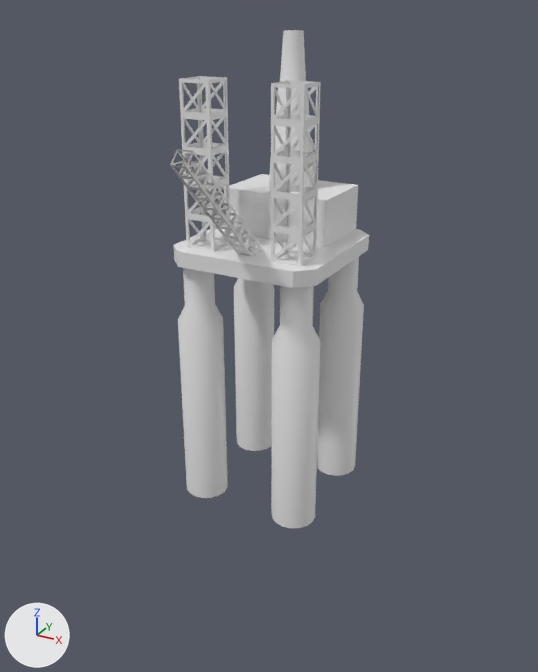
What one commit did to the Blender file out/assets/meshes/blender/oil_rig.blend.
Rendered twice from a camera (50 mm lens) standing at (2.22, -4.1, 2.17) and looking at (0.05, -0.14, 0.19). Every picture has the same lights, and +X, +Y and +Z are marked at lower left.

Objects in the first picture: 'oil_rig'.
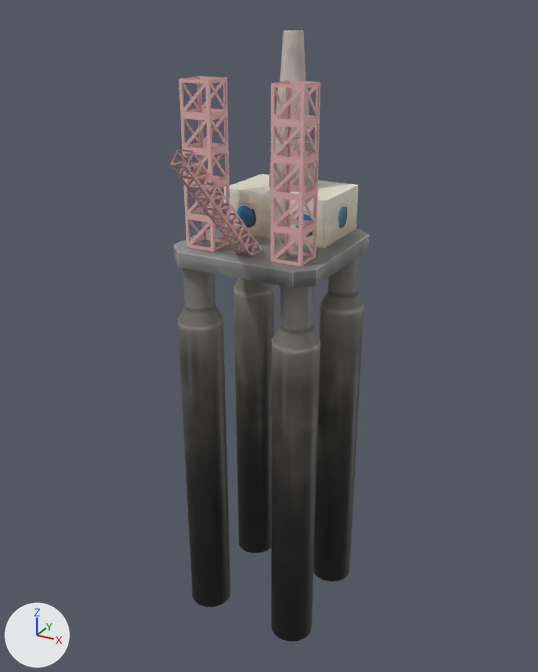
What differs and where, as boxes (x1, y1, x2, y2) in the pictures (538 x 672 px; the box of a moved part takes in the faces that stretch with it):
'oil_rig', recoloured, reshaped (23% taller)
    before: (170, 30, 369, 528)
    after: (170, 30, 369, 641)
part 1 of me_cylinder, moved or reshaped
    before: (178, 289, 364, 528)
    after: (178, 289, 364, 641)

What the commit changed:
Picture 'oilRig' (img_oilrig) is new.
Material 'Material' (mat_material) is new.
Its texture is img_oilrig.
me_cylinder has 2660 vertices, 1775 faces and spans x -0.5..0.5, y -1.01..0.5, z -1.4..1.65.
me_cylinder is used by ob_oil_rig; location (0.0, 0.0, 0.4).
me_cylinder part 1: all 64 vertices in x -0.5..0.5, y -0.5..0.5, z -1.4 are moved by (0.0, 0.0, -1.0).
me_cylinder now uses material mat_material (picture img_oilrig).
